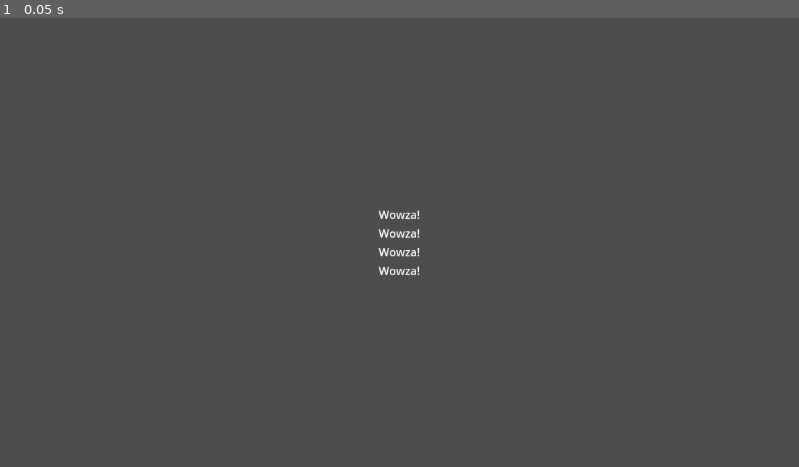
Above: before the commit, frame 1.
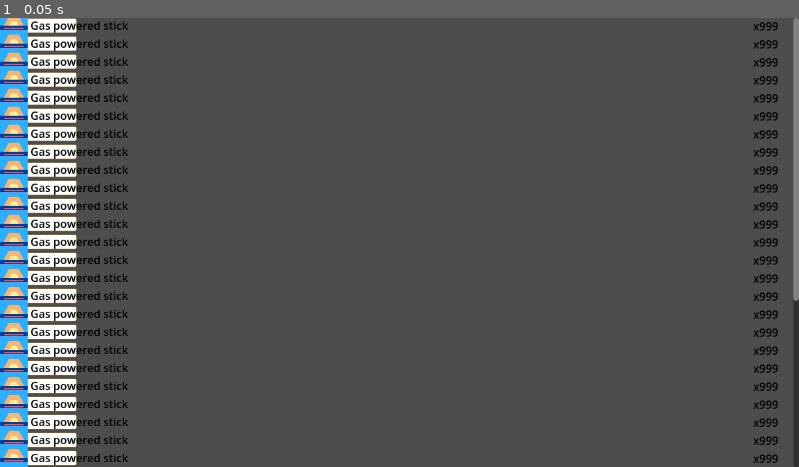
Above: after the commit, the same moment.

Repository: upbeatDiamond/ProjectDaybreakInventory
Game: Godot game, scene res://inventory/item_list.tscn
Same seed, same stepped clock (60 frames per second), same inputs: the game is played once before the commit and once after it. Before the commit the project has no main scene; this scene is started directly in both runs.
Inputs:
- Up to frame 1 (0.05 s): no input

The runs differ from the first frame. In frame 1, 11% of the frame differs, in the area x 0-100%, y 0-100%.

Commit message:
Set up basic arrangement

Diff:
--- a/icon.svg
+++ b/icon.svg
@@ -1 +1,121 @@
-<svg xmlns="http://www.w3.org/2000/svg" width="128" height="128"><rect width="124" height="124" x="2" y="2" fill="#363d52" stroke="#212532" stroke-width="4" rx="14"/><g fill="#fff" transform="translate(12.322 12.322)scale(.101)"><path d="M105 673v33q407 354 814 0v-33z"/><path fill="#478cbf" d="m105 673 152 14q12 1 15 14l4 67 132 10 8-61q2-11 15-15h162q13 4 15 15l8 61 132-10 4-67q3-13 15-14l152-14V427q30-39 56-81-35-59-83-108-43 20-82 47-40-37-88-64 7-51 8-102-59-28-123-42-26 43-46 89-49-7-98 0-20-46-46-89-64 14-123 42 1 51 8 102-48 27-88 64-39-27-82-47-48 49-83 108 26 42 56 81zm0 33v39c0 276 813 276 814 0v-39l-134 12-5 69q-2 10-14 13l-162 11q-12 0-16-11l-10-65H446l-10 65q-4 11-16 11l-162-11q-12-3-14-13l-5-69z"/><path d="M483 600c0 34 58 34 58 0v-86c0-34-58-34-58 0z"/><circle cx="725" cy="526" r="90"/><circle cx="299" cy="526" r="90"/></g><g fill="#414042" transform="translate(12.322 12.322)scale(.101)"><circle cx="307" cy="532" r="60"/><circle cx="717" cy="532" r="60"/></g></svg>
+<?xml version="1.0" encoding="UTF-8" standalone="no"?>
+<svg
+   version="1.1"
+   viewBox="0 0 450 450"
+   fill="none"
+   stroke="none"
+   stroke-linecap="square"
+   stroke-miterlimit="10"
+   id="svg23"
+   sodipodi:docname="APKMN_GUI_SUNRISE.svg"
+   inkscape:version="1.2.2 (732a01da63, 2022-12-09)"
+   width="450"
+   height="450"
+   inkscape:export-filename="APKMN_GUI_SUNRISE.png"
+   inkscape:export-xdpi="96"
+   inkscape:export-ydpi="96"
+   xmlns:inkscape="http://www.inkscape.org/namespaces/inkscape"
+   xmlns:sodipodi="http://sodipodi.sourceforge.net/DTD/sodipodi-0.dtd"
+   xmlns="http://www.w3.org/2000/svg"
+   xmlns:svg="http://www.w3.org/2000/svg"
+   xmlns:rdf="http://www.w3.org/1999/02/22-rdf-syntax-ns#"
+   xmlns:cc="http://creativecommons.org/ns#"
+   xmlns:dc="http://purl.org/dc/elements/1.1/">
+  <title
+     id="title309">Daybreak Logo</title>
+  <defs
+     id="defs27" />
+  <sodipodi:namedview
+     id="namedview25"
+     pagecolor="#ffffff"
+     bordercolor="#000000"
+     borderopacity="0.25"
+     inkscape:showpageshadow="2"
+     inkscape:pageopacity="0.0"
+     inkscape:pagecheckerboard="0"
+     inkscape:deskcolor="#d1d1d1"
+     showgrid="false"
+     inkscape:zoom="1.3645833"
+     inkscape:cx="305.9542"
+     inkscape:cy="270.0458"
+     inkscape:window-width="1920"
+     inkscape:window-height="1001"
+     inkscape:window-x="-9"
+     inkscape:window-y="-9"
+     inkscape:window-maximized="1"
+     inkscape:current-layer="g21"
+     showguides="false" />
+  <clipPath
+     id="g1b07d898c7a_0_0.0">
+    <path
+       d="M 0,0 H 960 V 540 H 0 Z"
+       clip-rule="nonzero"
+       id="path2" />
+  </clipPath>
+  <g
+     clip-path="url(#g1b07d898c7a_0_0.0)"
+     id="g21"
+     transform="scale(0.94594144,0.9556856)">
+    <path
+       fill="#2dafff"
+       d="M 0,0 H 475.71655 V 470.86615 H 0 Z"
+       fill-rule="evenodd"
+       id="path7"
+       style="display:inline"
+       inkscape:label="sky" />
+    <path
+       fill="#003c9c"
+       d="M 0,235.43307 H 475.71655 V 470.86614 H 0 Z"
+       fill-rule="evenodd"
+       id="path9"
+       style="display:inline"
+       inkscape:label="sea" />
+    <path
+       fill="#f8b471"
+       d="M 65.417314,235.43307 150.00535,85.98425 h 175.70581 l 84.58801,149.44882 z"
+       fill-rule="evenodd"
+       id="path11"
+       style="display:inline"
+       inkscape:label="radi" />
+    <path
+       fill="#fb4e4e"
+       d="M 410.29916,296.50657 H 65.417294 V 265.98689 H 410.29916 Z"
+       fill-rule="evenodd"
+       id="path13"
+       style="display:inline"
+       inkscape:label="bar1" />
+    <path
+       fill="#fb4e4e"
+       d="M 376.47246,355.97113 H 99.244104 V 325.45145 H 376.47246 Z"
+       fill-rule="evenodd"
+       id="path15"
+       inkscape:label="bar2" />
+    <path
+       fill="#fb4e4e"
+       d="M 342.7559,415.43569 H 132.96061 V 384.91601 H 342.7559 Z"
+       fill-rule="evenodd"
+       id="path17"
+       inkscape:label="bar3" />
+    <path
+       fill="#ffefa4"
+       d="m 151.6378,235.43307 42.40988,-74.92914 h 87.62118 l 42.40986,74.92914 z"
+       fill-rule="evenodd"
+       id="path19"
+       inkscape:label="sun" />
+  </g>
+  <metadata
+     id="metadata305">
+    <rdf:RDF>
+      <cc:Work
+         rdf:about="">
+        <dc:title>Daybreak Logo</dc:title>
+        <dc:date>10 Dec 2022</dc:date>
+        <dc:creator>
+          <cc:Agent>
+            <dc:title>upbeatDiamond</dc:title>
+          </cc:Agent>
+        </dc:creator>
+      </cc:Work>
+    </rdf:RDF>
+  </metadata>
+</svg>
--- /dev/null
+++ b/inventory/item_list.gd
@@ -0,0 +1,14 @@
+extends Control
+
+var item_slots : Array = []
+
+
+
+# Called when the node enters the scene tree for the first time.
+func _ready() -> void:
+	pass # Replace with function body.
+
+
+# Called every frame. 'delta' is the elapsed time since the previous frame.
+func _process(delta: float) -> void:
+	pass
--- a/inventory/item_list.tscn
+++ b/inventory/item_list.tscn
@@ -1,4 +1,7 @@
-[gd_scene format=3 uid="uid://cremvdxvlgaus"]
+[gd_scene load_steps=3 format=3 uid="uid://cremvdxvlgaus"]
+
+[ext_resource type="Script" path="res://inventory/item_list.gd" id="1_2c7dk"]
+[ext_resource type="PackedScene" uid="uid://4v1f27fm1r4" path="res://inventory/item_slot.tscn" id="1_6alu1"]
 
 [node name="Control" type="Control"]
 layout_mode = 3
@@ -7,6 +10,7 @@
 anchor_bottom = 1.0
 grow_horizontal = 2
 grow_vertical = 2
+script = ExtResource("1_2c7dk")
 
 [node name="ScrollContainer" type="ScrollContainer" parent="."]
 layout_mode = 1
@@ -15,24 +19,129 @@
 anchor_bottom = 1.0
 grow_horizontal = 2
 grow_vertical = 2
+follow_focus = true
 
 [node name="VBoxContainer" type="VBoxContainer" parent="ScrollContainer"]
 layout_mode = 2
-size_flags_horizontal = 6
-size_flags_vertical = 6
+size_flags_horizontal = 3
+size_flags_vertical = 3
 
-[node name="Label" type="Label" parent="ScrollContainer/VBoxContainer"]
+[node name="Slot6" parent="ScrollContainer/VBoxContainer" instance=ExtResource("1_6alu1")]
 layout_mode = 2
-text = "Wowza!"
 
-[node name="Label2" type="Label" parent="ScrollContainer/VBoxContainer"]
+[node name="Slot7" parent="ScrollContainer/VBoxContainer" instance=ExtResource("1_6alu1")]
 layout_mode = 2
-text = "Wowza!"
 
-[node name="Label3" type="Label" parent="ScrollContainer/VBoxContainer"]
+[node name="Slot8" parent="ScrollContainer/VBoxContainer" instance=ExtResource("1_6alu1")]
 layout_mode = 2
-text = "Wowza!"
 
-[node name="Label4" type="Label" parent="ScrollContainer/VBoxContainer"]
+[node name="Slot9" parent="ScrollContainer/VBoxContainer" instance=ExtResource("1_6alu1")]
 layout_mode = 2
-text = "Wowza!"
+
+[node name="Slot10" parent="ScrollContainer/VBoxContainer" instance=ExtResource("1_6alu1")]
+layout_mode = 2
+
+[node name="Slot11" parent="ScrollContainer/VBoxContainer" instance=ExtResource("1_6alu1")]
+layout_mode = 2
+
+[node name="Slot12" parent="ScrollContainer/VBoxContainer" instance=ExtResource("1_6alu1")]
+layout_mode = 2
+
+[node name="Slot13" parent="ScrollContainer/VBoxContainer" instance=ExtResource("1_6alu1")]
+layout_mode = 2
+
+[node name="Slot14" parent="ScrollContainer/VBoxContainer" instance=ExtResource("1_6alu1")]
+layout_mode = 2
+
+[node name="Slot15" parent="ScrollContainer/VBoxContainer" instance=ExtResource("1_6alu1")]
+layout_mode = 2
+
+[node name="Slot16" parent="ScrollContainer/VBoxContainer" instance=ExtResource("1_6alu1")]
+layout_mode = 2
+
+[node name="Slot17" parent="ScrollContainer/VBoxContainer" instance=ExtResource("1_6alu1")]
+layout_mode = 2
+
+[node name="Slot18" parent="ScrollContainer/VBoxContainer" instance=ExtResource("1_6alu1")]
+layout_mode = 2
+
+[node name="Slot19" parent="ScrollContainer/VBoxContainer" instance=ExtResource("1_6alu1")]
+layout_mode = 2
+
+[node name="Slot20" parent="ScrollContainer/VBoxContainer" instance=ExtResource("1_6alu1")]
+layout_mode = 2
+
+[node name="Slot21" parent="ScrollContainer/VBoxContainer" instance=ExtResource("1_6alu1")]
+layout_mode = 2
+
+[node name="Slot22" parent="ScrollContainer/VBoxContainer" instance=ExtResource("1_6alu1")]
+layout_mode = 2
+
+[node name="Slot23" parent="ScrollContainer/VBoxContainer" instance=ExtResource("1_6alu1")]
+layout_mode = 2
+
+[node name="Slot24" parent="ScrollContainer/VBoxContainer" instance=ExtResource("1_6alu1")]
+layout_mode = 2
+
+[node name="Slot25" parent="ScrollContainer/VBoxContainer" instance=ExtResource("1_6alu1")]
+layout_mode = 2
+
+[node name="Slot26" parent="ScrollContainer/VBoxContainer" instance=ExtResource("1_6alu1")]
+layout_mode = 2
+
+[node name="Slot27" parent="ScrollContainer/VBoxContainer" instance=ExtResource("1_6alu1")]
+layout_mode = 2
+
+[node name="Slot28" parent="ScrollContainer/VBoxContainer" instance=ExtResource("1_6alu1")]
+layout_mode = 2
+
+[node name="Slot29" parent="ScrollContainer/VBoxContainer" instance=ExtResource("1_6alu1")]
+layout_mode = 2
+
+[node name="Slot30" parent="ScrollContainer/VBoxContainer" instance=ExtResource("1_6alu1")]
+layout_mode = 2
+
+[node name="Slot31" parent="ScrollContainer/VBoxContainer" instance=ExtResource("1_6alu1")]
+layout_mode = 2
+
+[node name="Slot32" parent="ScrollContainer/VBoxContainer" instance=ExtResource("1_6alu1")]
+layout_mode = 2
+
+[node name="Slot33" parent="ScrollContainer/VBoxContainer" instance=ExtResource("1_6alu1")]
+layout_mode = 2
+
+[node name="Slot34" parent="ScrollContainer/VBoxContainer" instance=ExtResource("1_6alu1")]
+layout_mode = 2
+
+[node name="Slot35" parent="ScrollContainer/VBoxContainer" instance=ExtResource("1_6alu1")]
+layout_mode = 2
+
+[node name="Slot36" parent="ScrollContainer/VBoxContainer" instance=ExtResource("1_6alu1")]
+layout_mode = 2
+
+[node name="Slot37" parent="ScrollContainer/VBoxContainer" instance=ExtResource("1_6alu1")]
+layout_mode = 2
+
+[node name="Slot38" parent="ScrollContainer/VBoxContainer" instance=ExtResource("1_6alu1")]
+layout_mode = 2
+
+[node name="Slot39" parent="ScrollContainer/VBoxContainer" instance=ExtResource("1_6alu1")]
+layout_mode = 2
+
+[node name="Slot40" parent="ScrollContainer/VBoxContainer" instance=ExtResource("1_6alu1")]
+layout_mode = 2
+
+[node name="Slot" parent="ScrollContainer/VBoxContainer" instance=ExtResource("1_6alu1")]
+layout_mode = 2
+
+[node name="Slot2" parent="ScrollContainer/VBoxContainer" instance=ExtResource("1_6alu1")]
+layout_mode = 2
+
+[node name="Slot3" parent="ScrollContainer/VBoxContainer" instance=ExtResource("1_6alu1")]
+layout_mode = 2
+
+[node name="Slot4" parent="ScrollContainer/VBoxContainer" instance=ExtResource("1_6alu1")]
+layout_mode = 2
+
+[node name="Slot5" parent="ScrollContainer/VBoxContainer" instance=ExtResource("1_6alu1")]
+layout_mode = 2
--- a/inventory/item_slot.tscn
+++ b/inventory/item_slot.tscn
@@ -1,9 +1,55 @@
-[gd_scene format=3 uid="uid://4v1f27fm1r4"]
+[gd_scene load_steps=3 format=3 uid="uid://4v1f27fm1r4"]
 
-[node name="Control" type="Control"]
-layout_mode = 3
-anchors_preset = 15
+[ext_resource type="Texture2D" uid="uid://b1en86lay4y7l" path="res://icon.svg" id="1_pxcx6"]
+[ext_resource type="Texture2D" uid="uid://c3hi8hd0ljkrv" path="res://assets/textures/inventory/move_select_battle_bg.png" id="1_qv85v"]
+
+[node name="Slot" type="TextureButton"]
+custom_minimum_size = Vector2(15, 15)
+anchors_preset = -1
 anchor_right = 1.0
 anchor_bottom = 1.0
+offset_bottom = -420.0
 grow_horizontal = 2
 grow_vertical = 2
+texture_normal = ExtResource("1_qv85v")
+stretch_mode = 4
+
+[node name="HBoxContainer" type="HBoxContainer" parent="."]
+layout_mode = 1
+anchors_preset = 4
+anchor_top = 0.5
+anchor_bottom = 0.5
+offset_top = -20.0
+offset_right = 185.0
+offset_bottom = 20.0
+grow_vertical = 2
+mouse_filter = 2
+
+[node name="TextureRect" type="TextureRect" parent="HBoxContainer"]
+layout_mode = 2
+size_flags_horizontal = 0
+mouse_filter = 2
+texture = ExtResource("1_pxcx6")
+expand_mode = 3
+stretch_mode = 4
+
+[node name="Name" type="Label" parent="HBoxContainer"]
+layout_mode = 2
+size_flags_horizontal = 0
+theme_override_colors/font_color = Color(0, 0, 0, 1)
+text = "Gas powered stick"
+
+[node name="Count" type="Label" parent="."]
+layout_mode = 1
+anchors_preset = 6
+anchor_left = 1.0
+anchor_top = 0.5
+anchor_right = 1.0
+anchor_bottom = 0.5
+offset_left = -58.0
+offset_top = -11.0
+offset_bottom = 12.0
+grow_horizontal = 0
+grow_vertical = 2
+theme_override_colors/font_color = Color(0, 0, 0, 1)
+text = "x999"
--- a/project.godot
+++ b/project.godot
@@ -11,6 +11,7 @@
 [application]
 
 config/name="Project Daybreak Inventory"
+run/main_scene="res://inventory/item_list.tscn"
 config/features=PackedStringArray("4.3", "GL Compatibility")
 config/icon="res://icon.svg"
 
@@ -20,5 +21,6 @@
 
 [rendering]
 
+textures/canvas_textures/default_texture_filter=0
 renderer/rendering_method="gl_compatibility"
 renderer/rendering_method.mobile="gl_compatibility"
Binary file added: assets/textures/inventory/move_select_battle_bg.png
Not shown, added: assets/textures/inventory/move_select_battle_bg.png.import
